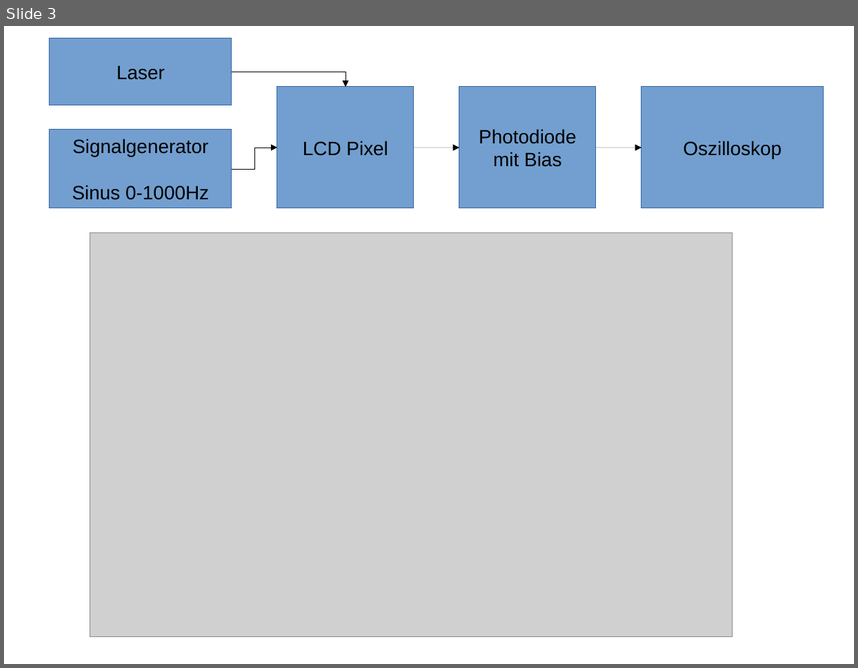
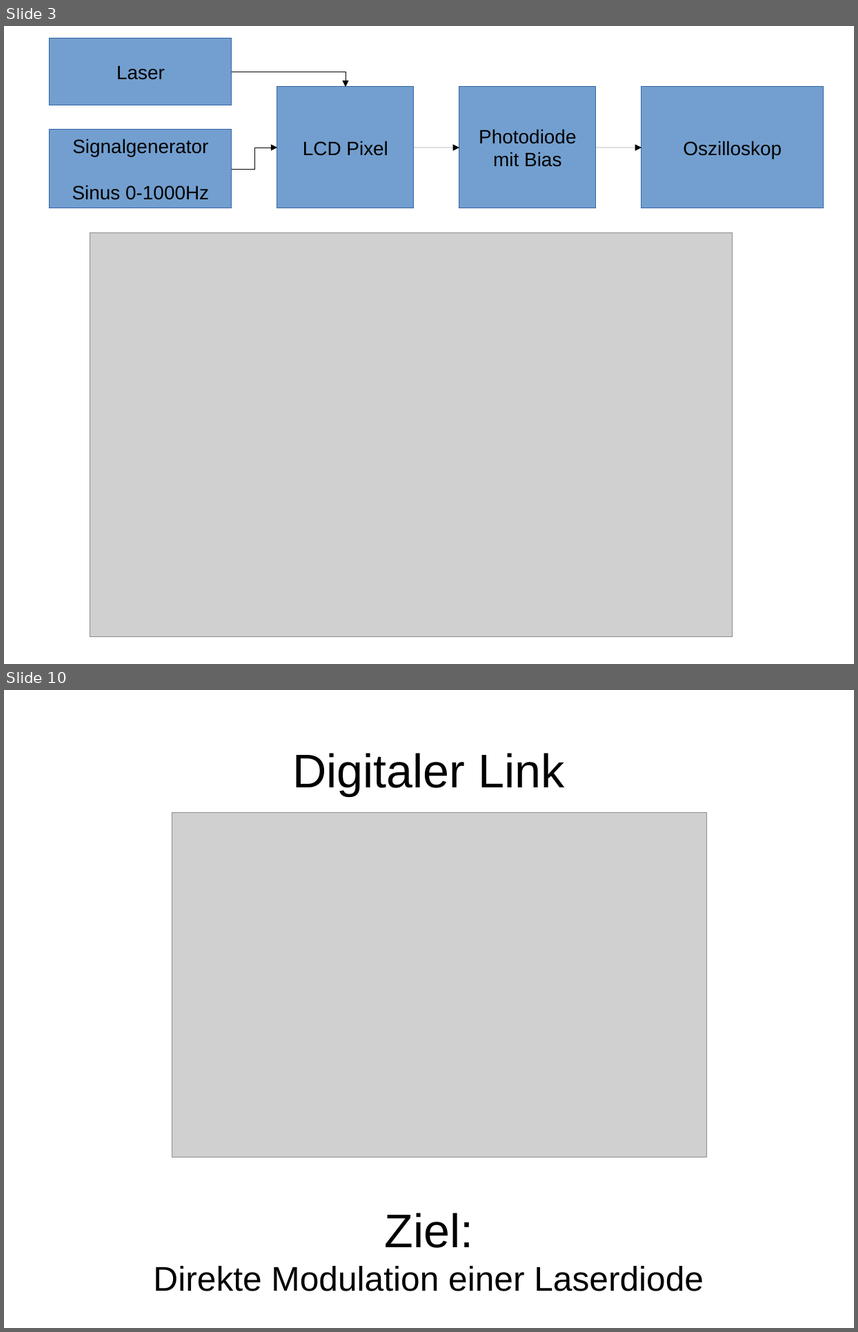
Before and after one commit to ekiwi/iph, a slide deck: presentation/pres01.odp. Shown one above the other, each under a label of ours: slide 3 before the commit, slides 3 and 10 after it; the slides between them are not shown. The pictures are 858x668 and 858x1332 pixels, drawn with LibreOffice and Linux fonts; fonts in the diff are those of the drawing; grey boxes stand for pictures. Boxes give left, top, right and bottom in pixels: in the first picture for what was removed or moved away, otherwise in the second. Text is boxed around its words. In the diff, an @@ line names an element or a change of style, - is before the commit and + after.

Commit message:
Presentation: add more slides

```diff
--- a/presentation/pres01.odp
+++ b/presentation/pres01.odp
@@ slide 10 added at [4, 690, 854, 1328], background #FFFFFF @@
@@ title added at [292, 753, 565, 796], 44 pt, text #000000 @@
+Digitaler Link
@@ picture added at [172, 813, 706, 1156] @@
@@ subtitle added at [153, 1212, 704, 1291], 32 pt, text #000000 @@
+Ziel:
+Direkte Modulation einer Laserdiode
```
Also in this commit, not shown: 1 slide changed, 6 other slides added.
